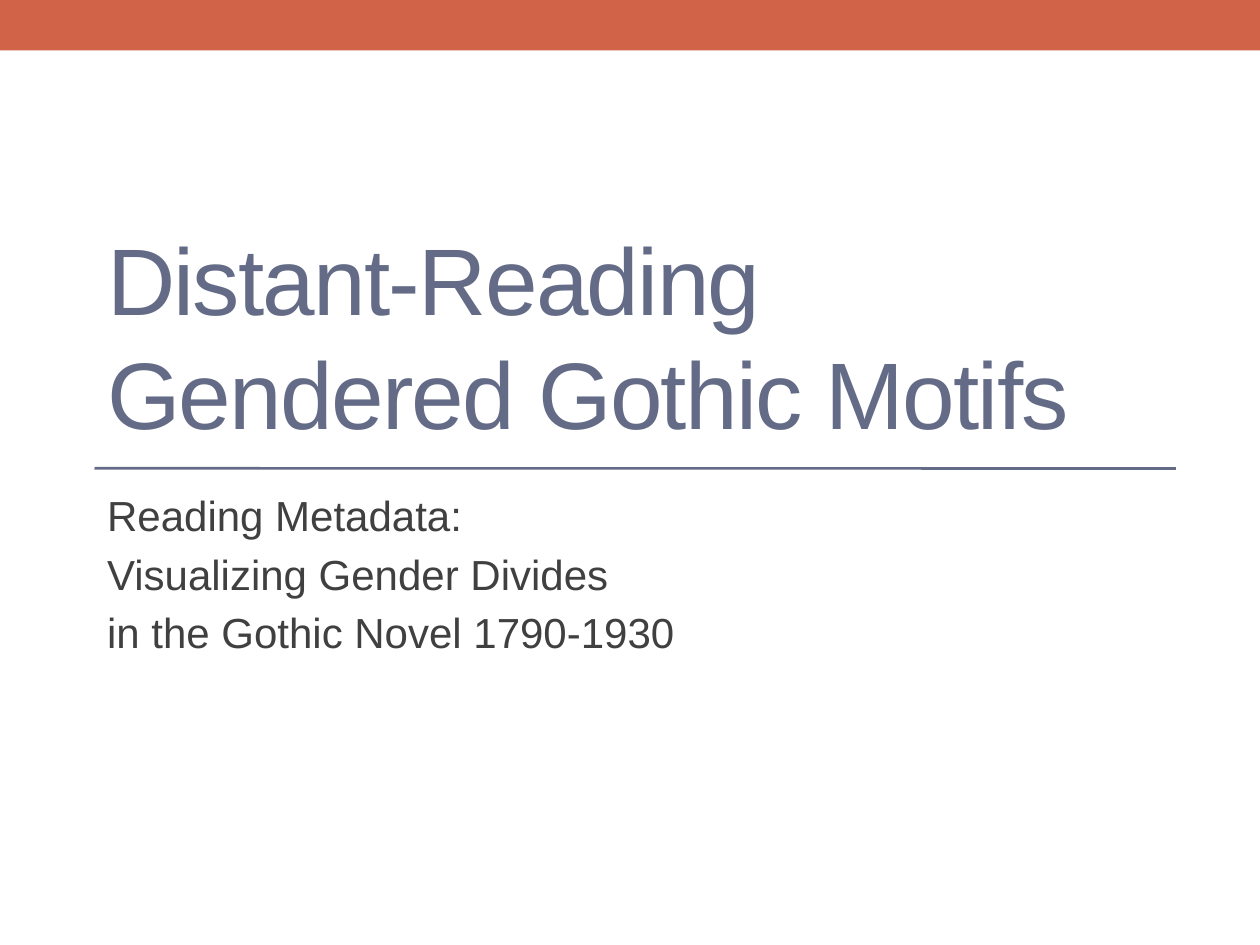
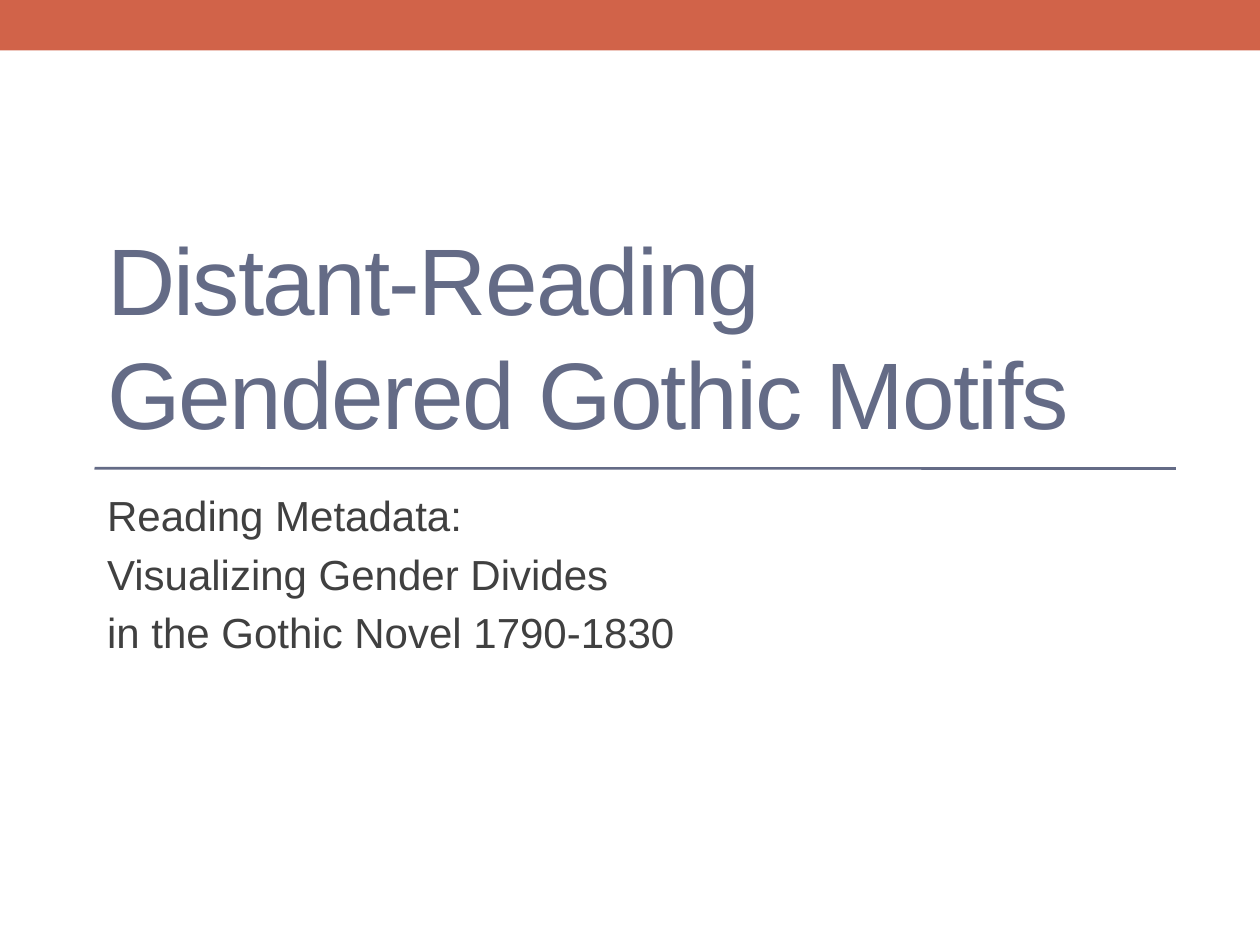
Before and after one commit to lawrenceevalyn/MASTERS-ESSAY, a slide deck: slide 1 of reference/presentations/SWPACA-Lawrence.pptx. Drawn at 1260x945 pixels with LibreOffice and Linux fonts; fonts in the diff are those of the drawing. Boxes give left, top, right and bottom in pixels: in the first picture for what was removed or moved away, otherwise in the second. Text is boxed around its words. In the diff, an @@ line names an element or a change of style, - is before the commit and + after.

```diff
--- a/reference/presentations/SWPACA-Lawrence.pptx
+++ b/reference/presentations/SWPACA-Lawrence.pptx
@@ subtitle at (107,617,674,649): text changed @@
-in the Gothic Novel 1790-1930
+in the Gothic Novel 1790-1830
```
Also in this commit, not shown: 1 other slide changed, 4 other files.
